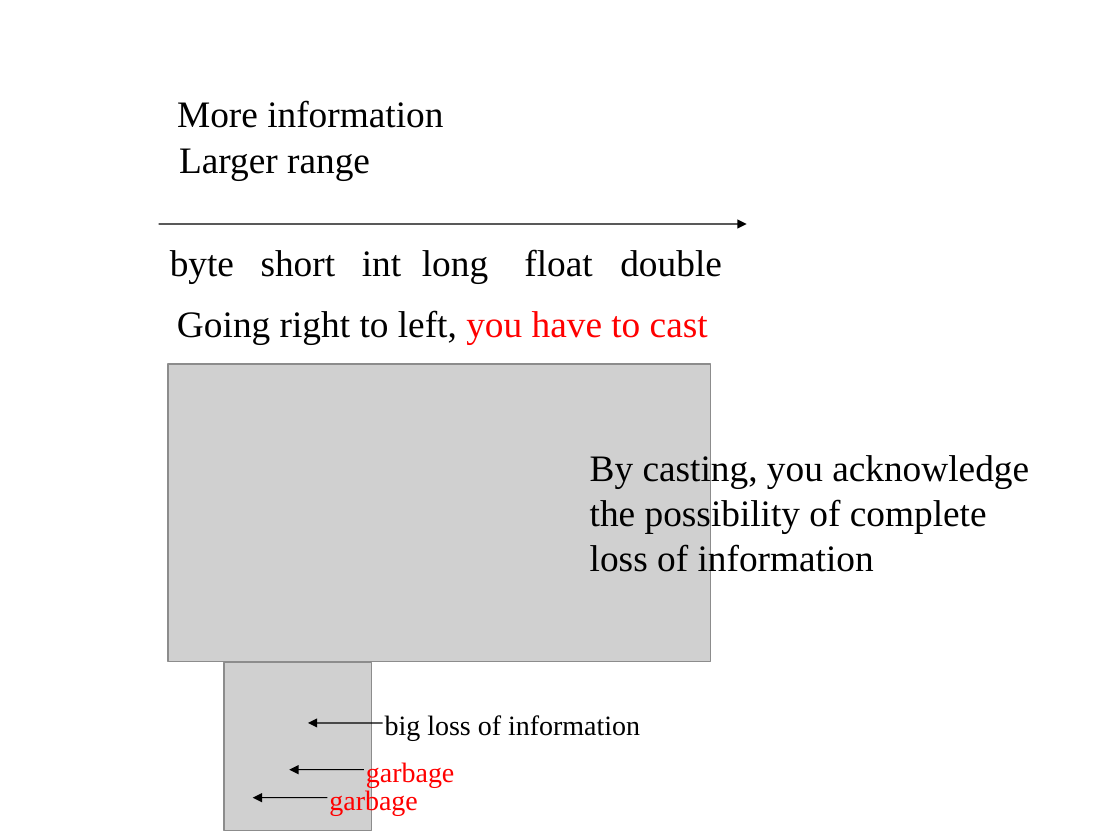
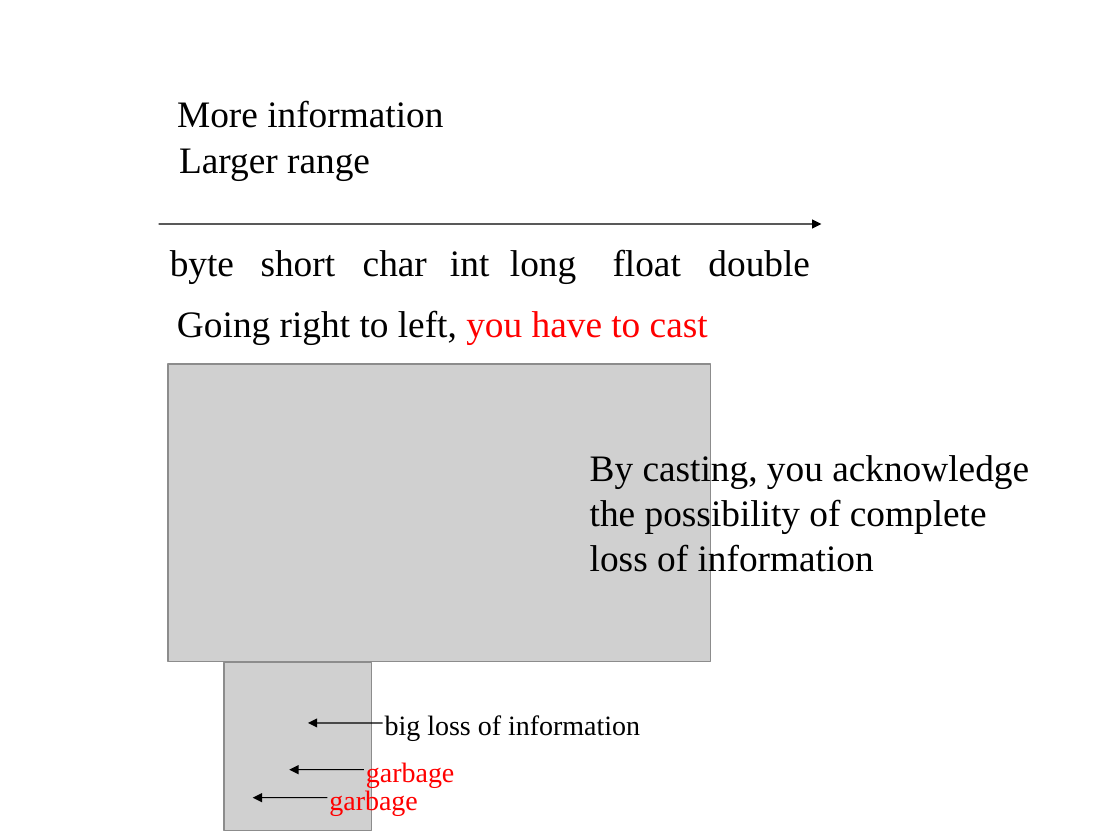
Before and after one commit to fodorclasses/fodorclasses.github.io, a slide deck: slide 27 of classes/prog2020/Prog3-Lecture04.ppt. Drawn at 1120x840 pixels with LibreOffice and Linux fonts; fonts in the diff are those of the drawing; grey boxes stand for pictures. Boxes give left, top, right and bottom in pixels: in the first picture for what was removed or moved away, otherwise in the second. Text is boxed around its words. In the diff, an @@ line names an element or a change of style, - is before the commit and + after.

```diff
--- a/classes/prog2020/Prog3-Lecture04.ppt
+++ b/classes/prog2020/Prog3-Lecture04.ppt
@@ arrow moved from (159, 224) - (747, 224) to (159, 224) - (821, 224) @@
@@ text "long": place and size @@
-text "long" at box(422, 250, 488, 283)
+text "long" at box(510, 250, 576, 283)
@@ 3 texts: place and size @@
-3 texts at box(362, 249, 722, 277)
+3 texts at box(450, 249, 810, 277)
@@ text added at box(363, 250, 427, 277), 24 pt, text #000000 @@
+char
```
Also in this commit, not shown: 2 other slides changed, 1 slide added, 1 other file.
